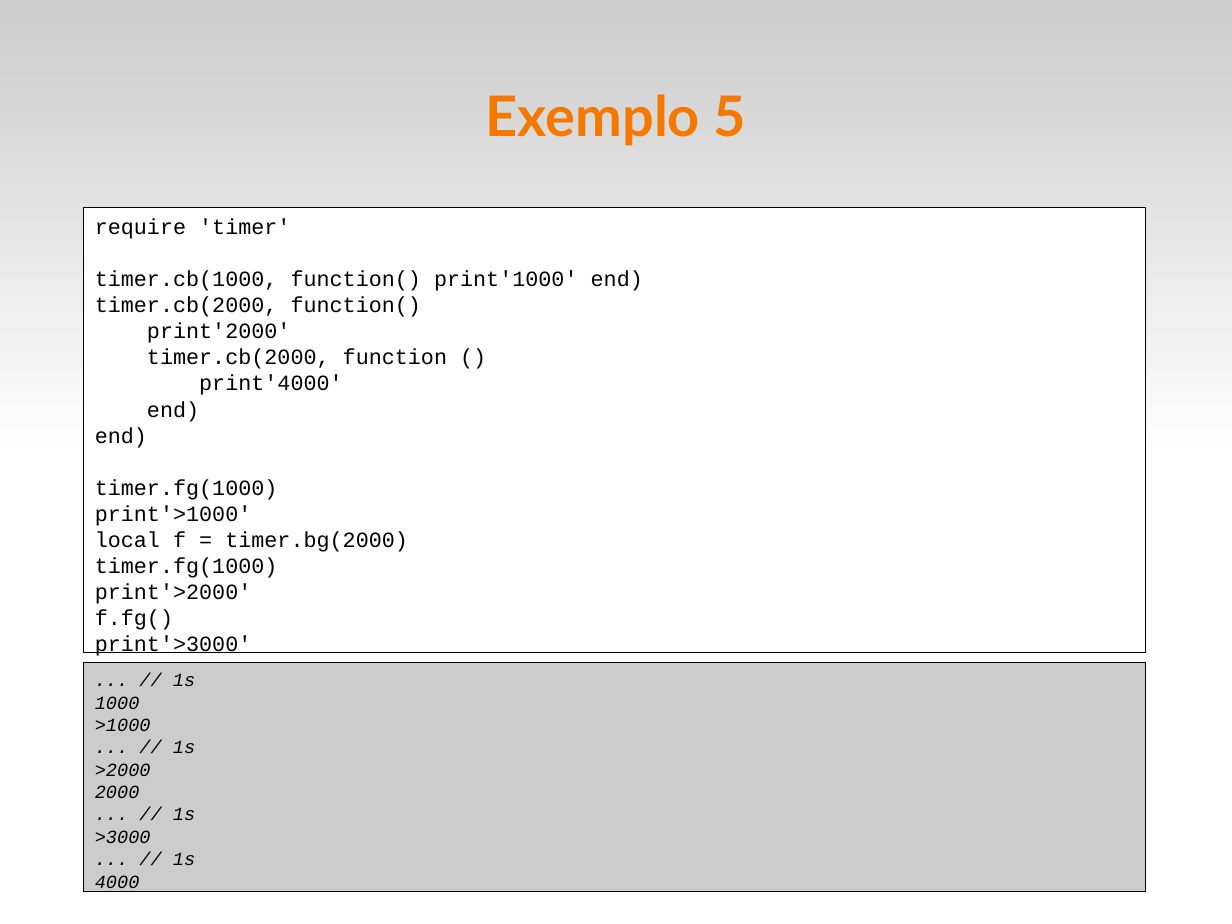
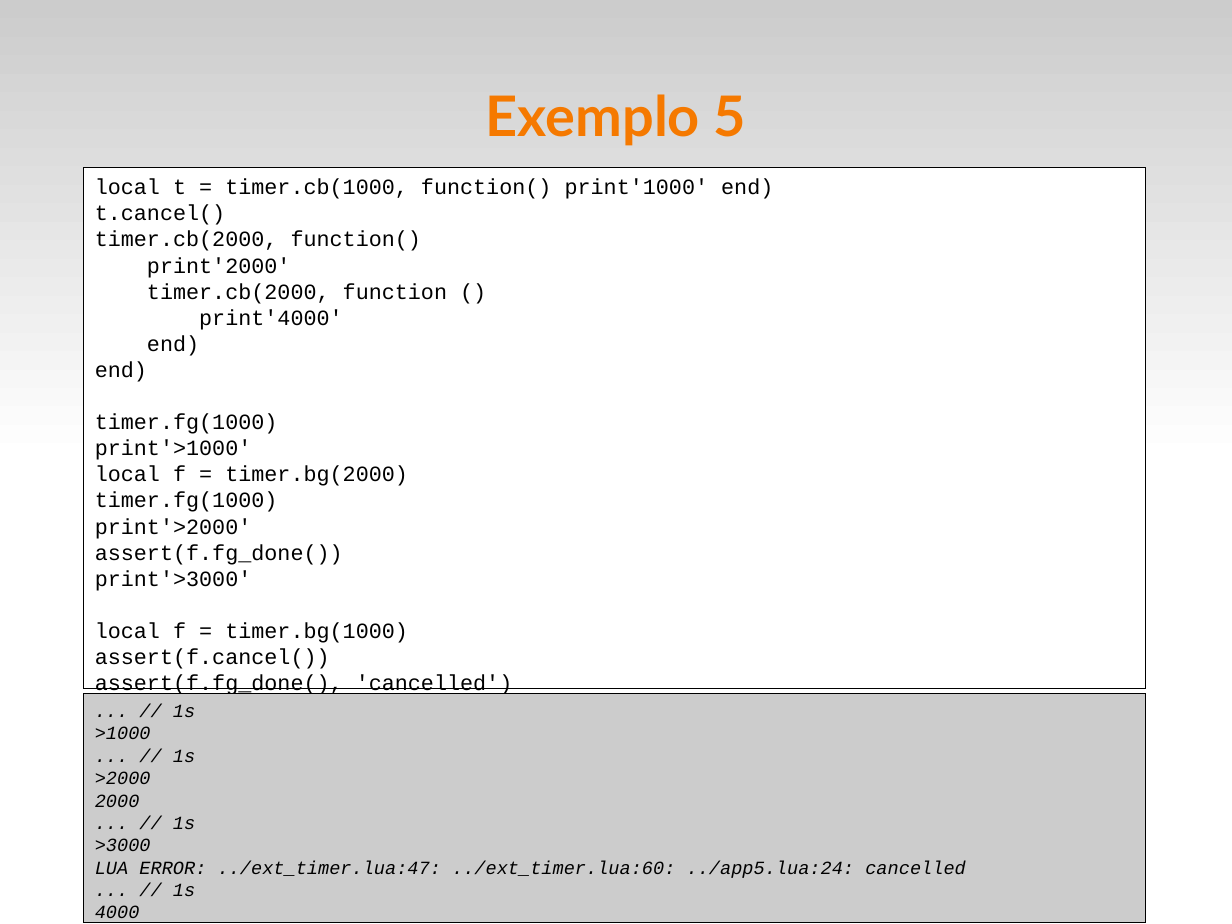
Before and after one commit to fsantanna/events, a slide deck: slide 18 of evt.odp. Drawn at 1232x924 pixels with LibreOffice and Linux fonts; fonts in the diff are those of the drawing. Boxes give left, top, right and bottom in pixels: in the first picture for what was removed or moved away, otherwise in the second. Text is boxed around its words. In the diff, an @@ line names an element or a change of style, - is before the commit and + after.

Commit message:
(+) timer.cancel (^) fut.fg() => fut.fg_done()

```diff
--- a/evt.odp
+++ b/evt.odp
@@ rectangle "local t = timer.cb(1000, function() ...": place and size @@
-rectangle "local t = timer.cb(1000, function() ..." at [84, 207, 1146, 652]
+rectangle "local t = timer.cb(1000, function() ..." at [84, 168, 1146, 690]
@@ text in rectangle at [95, 179, 773, 225]: text changed @@
-require 'timer'
-timer.cb(1000, function() print'1000' end)
+local t = timer.cb(1000, function() print'1000' end)
+t.cancel()
@@ text in rectangle at [95, 544, 343, 565]: text changed @@
-f.fg()
+assert(f.fg_done())
@@ text in rectangle at [95, 622, 513, 697]: paragraphs added @@
+local f = timer.bg(1000)
+assert(f.cancel())
+assert(f.fg_done(), 'cancelled')
@@ rectangle "... // 1s": place and size @@
-rectangle "... // 1s" at [84, 663, 1146, 892]
+rectangle "... // 1s" at [84, 694, 1146, 923]
@@ text in rectangle at [95, 696, 140, 709]: paragraph removed @@
-1000
@@ text in rectangle at [95, 861, 966, 878]: paragraph added @@
+LUA ERROR: ../ext_timer.lua:47: ../ext_timer.lua:60: ../app5.lua:24: cancelled
```
Also in this commit, not shown: 2 other slides changed, 2 other files.
